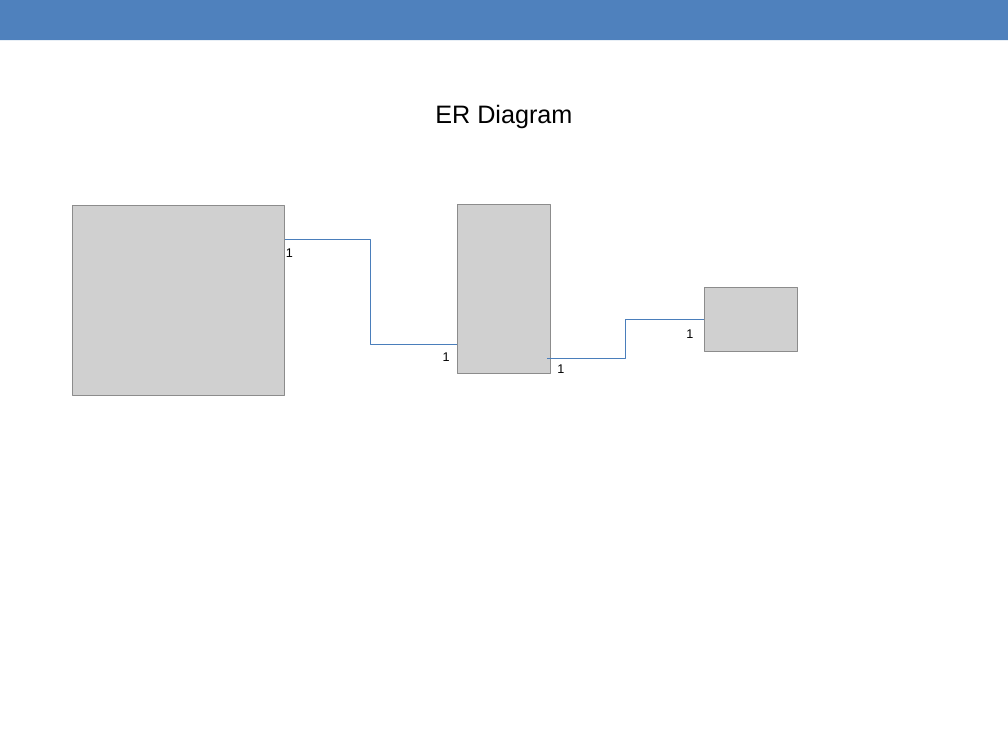
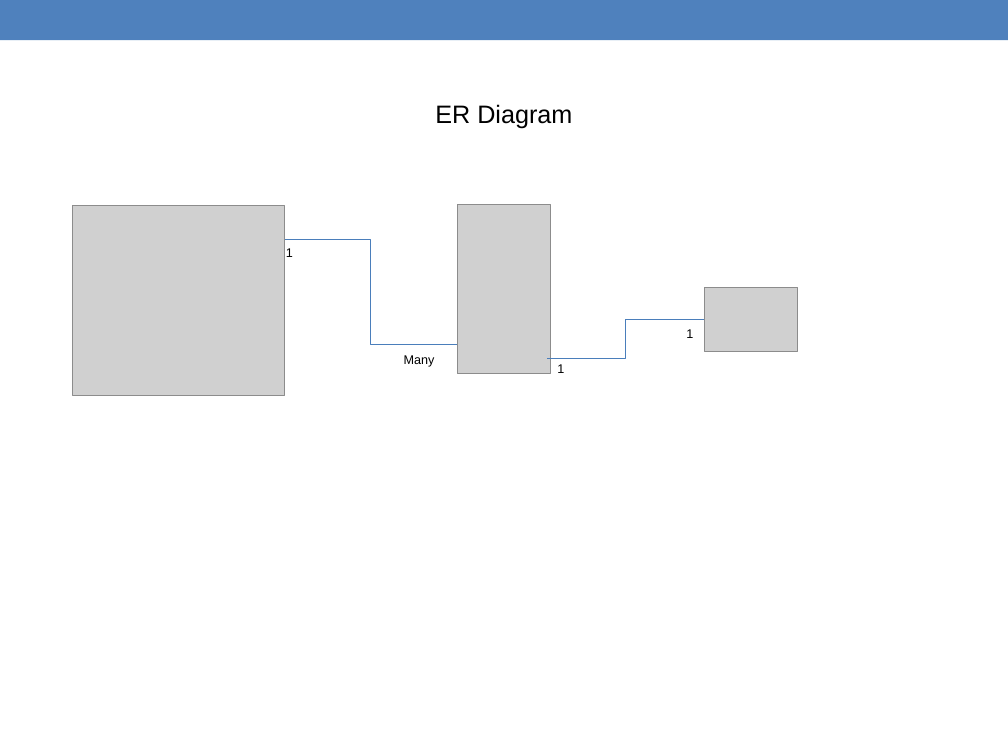
Before and after one commit to lwsScott/recipes, a slide deck: slide 3 of Final Project Diagrams.pptx. Drawn at 1008x756 pixels with LibreOffice and Linux fonts; fonts in the diff are those of the drawing; grey boxes stand for pictures. Boxes give left, top, right and bottom in pixels: in the first picture for what was removed or moved away, otherwise in the second. Text is boxed around its words. In the diff, an @@ line names an element or a change of style, - is before the commit and + after.

Commit message:
Minor edit

```diff
--- a/Final Project Diagrams.pptx
+++ b/Final Project Diagrams.pptx
@@ text at (x1=404, y1=355, x2=435, y2=367): text changed @@
-1
+Many
```
